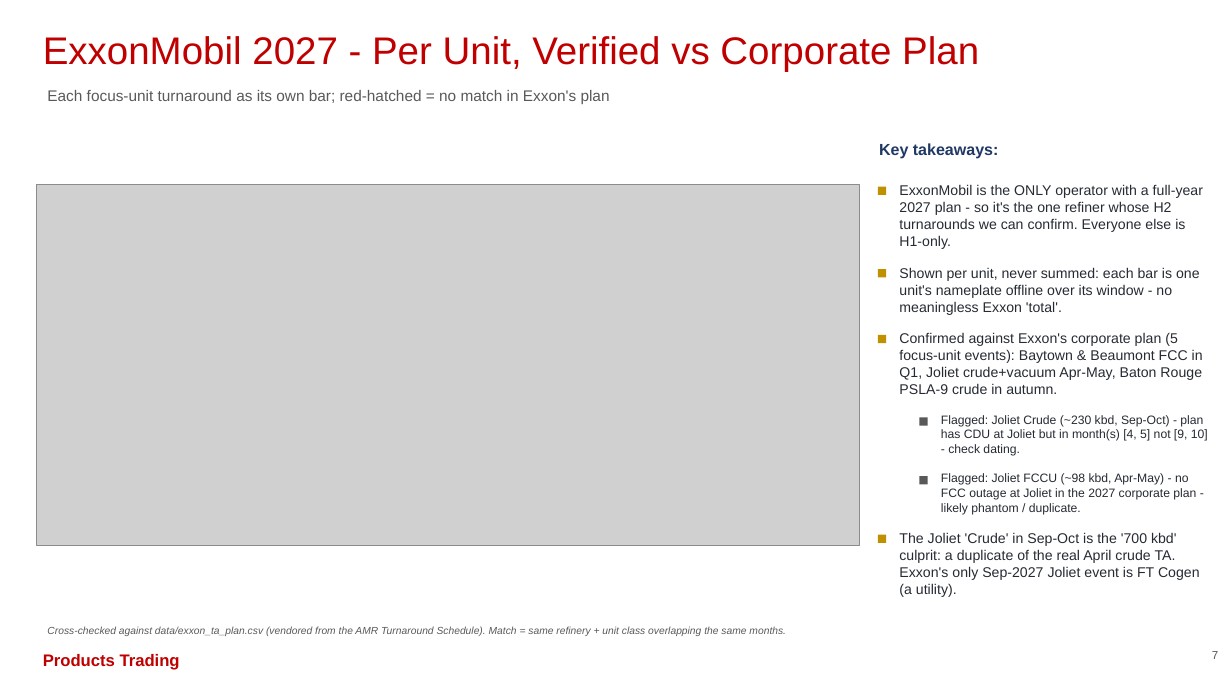
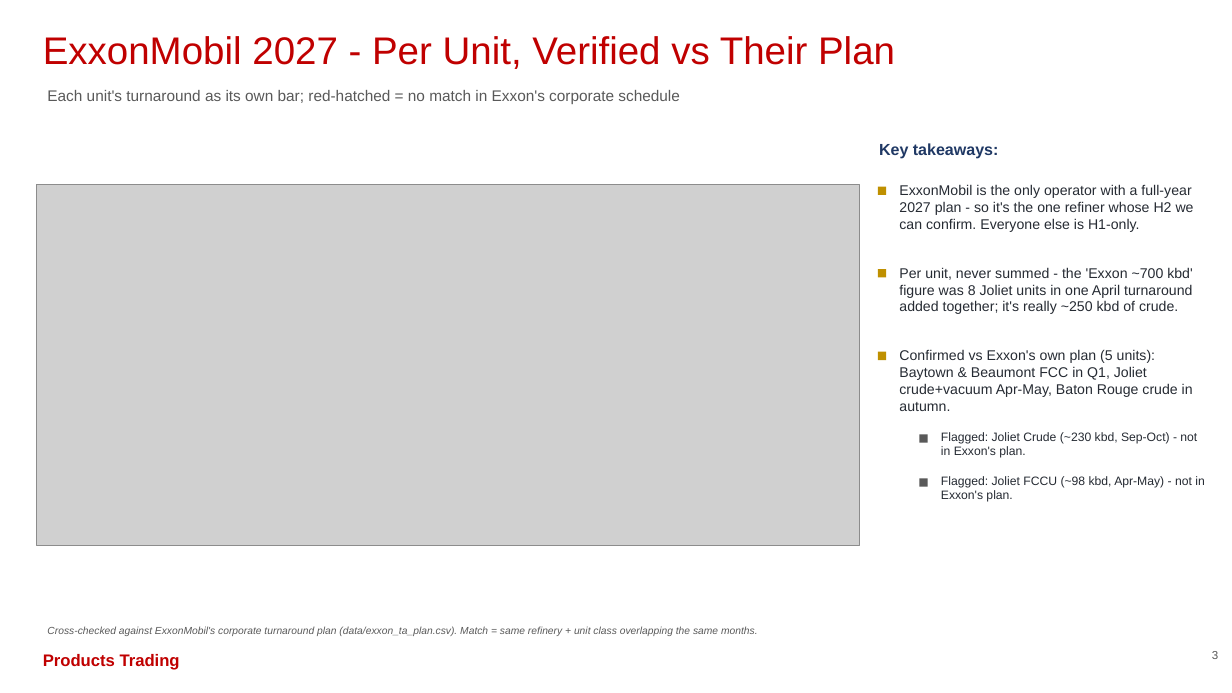
Before and after one commit to HoldenCole/Outages-script, a slide deck: slide 4 of output/outage_deck.pptx (slide 8 before the commit). Drawn at 1232x693 pixels with LibreOffice and Linux fonts; fonts in the diff are those of the drawing; grey boxes stand for pictures. Boxes give left, top, right and bottom in pixels: in the first picture for what was removed or moved away, otherwise in the second. Text is boxed around its words. In the diff, an @@ line names an element or a change of style, - is before the commit and + after.

```diff
--- a/output/outage_deck.pptx
+++ b/output/outage_deck.pptx
@@ text at (43,36,895,69): text changed @@
-ExxonMobil 2027 - Per Unit, Verified vs Corporate Plan
+ExxonMobil 2027 - Per Unit, Verified vs Their Plan
@@ text at (47,90,680,104): text changed @@
-Each focus-unit turnaround as its own bar; red-hatched = no match in Exxon's plan
+Each unit's turnaround as its own bar; red-hatched = no match in Exxon's corporate schedule
@@ text at (899,184,1194,232): text changed @@
-ExxonMobil is the ONLY operator with a full-year 2027 plan - so it's the one refiner whose H2 turnarounds we can confirm. Everyone else is H1-only.
+ExxonMobil is the only operator with a full-year 2027 plan - so it's the one refiner whose H2 we can confirm. Everyone else is H1-only.
@@ text at (899,267,1192,314): text changed @@
-Shown per unit, never summed: each bar is one unit's nameplate offline over its window - no meaningless Exxon 'total'.
+Per unit, never summed - the 'Exxon ~700 kbd' figure was 8 Joliet units in one April turnaround added together; it's really ~250 kbd of crude.
@@ rectangle: place and size @@
-rectangle at (878,335,886,343)
+rectangle at (878,352,886,360)
@@ text at (899,349,1193,411): text changed @@
-Confirmed against Exxon's corporate plan (5 focus-unit events): Baytown & Beaumont FCC in Q1, Joliet crude+vacuum Apr-May, Baton Rouge PSLA-9 crude in autumn.
+Confirmed vs Exxon's own plan (5 units): Baytown & Beaumont FCC in Q1, Joliet crude+vacuum Apr-May, Baton Rouge crude in autumn.
@@ rectangle: place and size @@
-rectangle at (920,418,928,426)
+rectangle at (920,434,928,443)
@@ text at (941,432,1197,458): text changed @@
-Flagged: Joliet Crude (~230 kbd, Sep-Oct) - plan has CDU at Joliet but in month(s) [4, 5] not [9, 10] - check dating.
+Flagged: Joliet Crude (~230 kbd, Sep-Oct) - not in Exxon's plan.
@@ text at (941,476,1204,502): text changed @@
-Flagged: Joliet FCCU (~98 kbd, Apr-May) - no FCC outage at Joliet in the 2027 corporate plan - likely phantom / duplicate.
+Flagged: Joliet FCCU (~98 kbd, Apr-May) - not in Exxon's plan.
@@ rectangle removed at (878,535,886,543) @@
@@ text removed at (899,532,1200,597) @@
-The Joliet 'Crude' in Sep-Oct is the '700 kbd' culprit: a duplicate of the real April crude TA. Exxon's only Sep-2027 Joliet event is FT Cogen (a utility).
@@ text at (47,626,758,636): text changed @@
-Cross-checked against data/exxon_ta_plan.csv (vendored from the AMR Turnaround Schedule). Match = same refinery + unit class overlapping the same months.
+Cross-checked against ExxonMobil's corporate turnaround plan (data/exxon_ta_plan.csv). Match = same refinery + unit class overlapping the same months.
@@ text at (1212,651,1218,659): text changed @@
-7
+3
```
Also in this commit, not shown: 1 other slide changed, 3 slides added, 7 slides removed, 2 other files.
